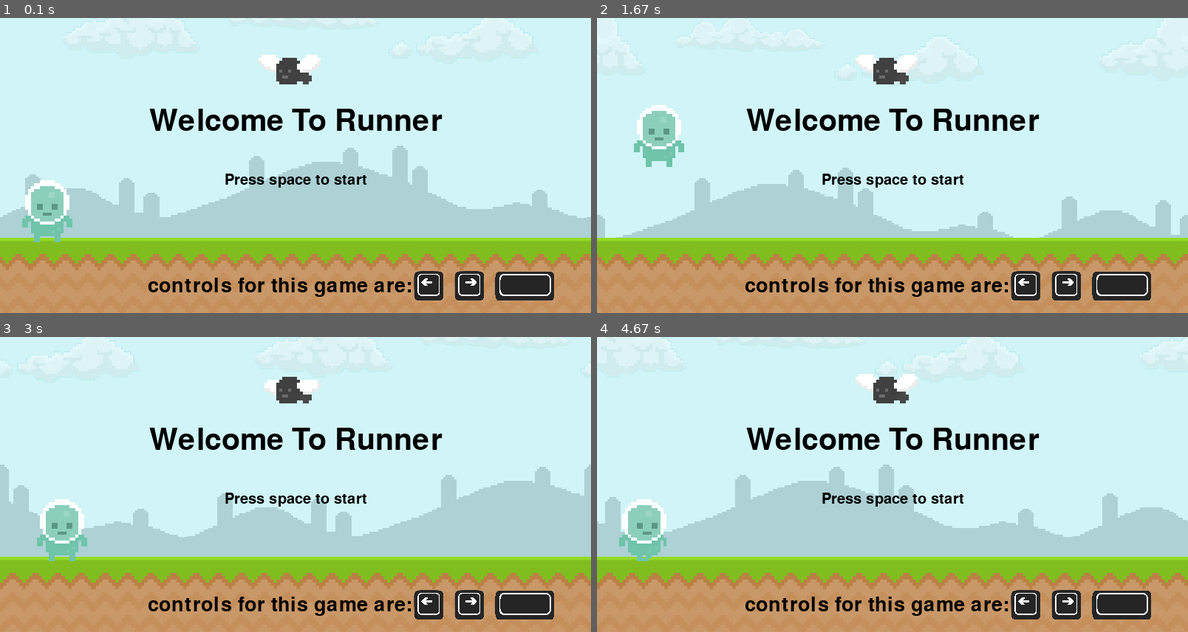
Above: before the commit, frames 1-4 (two rows, left to right).
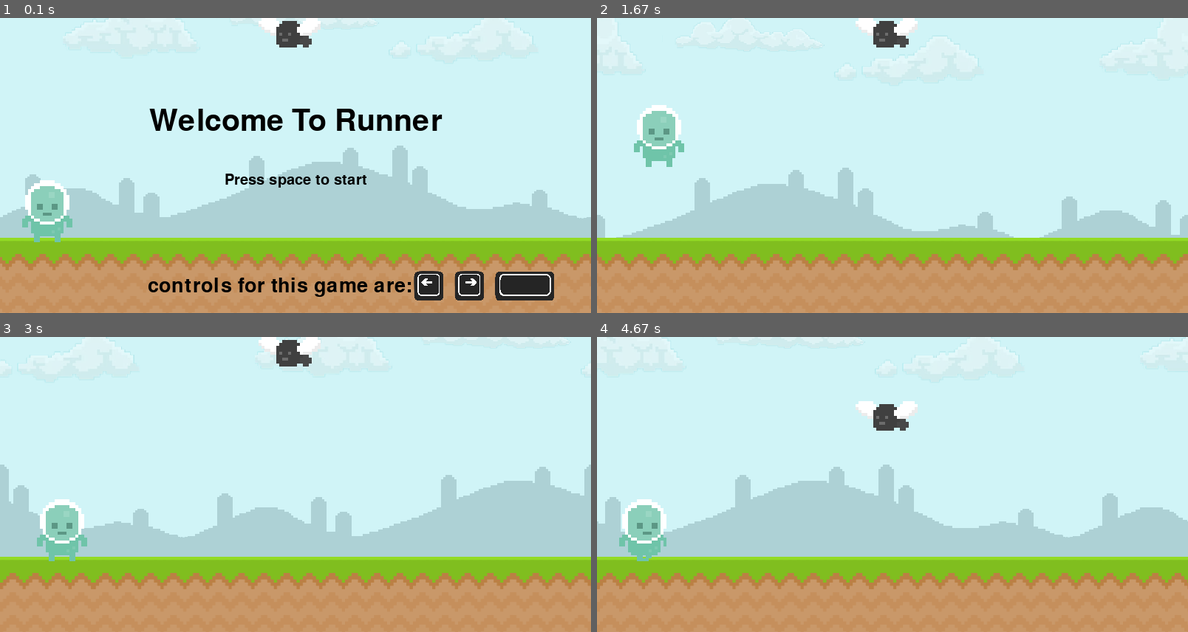
Above: after the commit, the same moments.

Repository: Mraakz/pygame-Learn
Game: pygame game, started from main.py
Two runs of this game, one before a commit and one after it. Both use one fixed random seed, a clock stepped at 60 frames per second and the inputs below.
Inputs:
- Up to frame 1 (0.1 s): no input
- Up to frame 2 (1.67 s): tap Space at 0.33, 1.17 s; hold Esc 0.67-1.13 s; hold Right 0.67-1.13 s; hold Right from 1.5 s (still down)
- Up to frame 3 (3 s): release Right at 1.97 s; hold Right 2-2.47 s; hold Left from 2.5 s (still down)
- Up to frame 4 (4.67 s): release Left at 3.03 s; hold Left 3.07-3.47 s; hold Right 3.5-4.13 s; hold Left 4.17-4.63 s

The runs differ from the first frame. In frame 1, 1.4% of the frame differs, in the area x 43-55%, y 0-23%; in frame 2, 6.3%; in frame 3, 6.2%; in frame 4, 6.4%, in the area x 25-94%, y 12-96%.

Commit message:
11/21/2023 4:44

Diff:
--- a/main.py
+++ b/main.py
@@ -1,15 +1,12 @@
 import pygame
 import sys
+import random
 
 space = False
 prespace = False
 
 def spaced():
-    global space
-    global prespace
-    global y
-    global sy
-    global s2y
+    global space, prespace, y, sy, s2y
     if not prespace:
         prespace = True
         space = True
@@ -53,8 +50,8 @@
 text2 = font2.render('controls for this game are:', True, 'Black')
 text3 = font3.render('Press space to start', True, 'Black')
 
-#txt_width = text2.get_width()
-#txt_height = text2.get_height()
+txt_width = text1.get_width()
+txt_height = text1.get_height()
 
 
 #player and fly list of images to scroll thru
@@ -74,19 +71,37 @@
 
 # Create a timer to trigger the custom event after a delay (1000 milliseconds)
 pygame.time.set_timer(PLAYER_MOVEMENT, 400)
-pygame.time.set_timer(FLY_MOVEMENT, 500)
+pygame.time.set_timer(FLY_MOVEMENT, 100)
 pygame.time.set_timer(SKY_MOVEMENT, 20)
 pygame.time.set_timer(GROUND_MOVEMENT, 15)
 pygame.time.set_timer(CUSTOM_EVEN, 1000)
 
 running = True
+
+#sarting variables
+txx1, txy1 = 202, 120
+txx2, txy2 = 200, 350
+txx3, txy3 = 304, 210
+lax, lay= 560, 343
+rax, ray = 615, 343
+spx, spy = 670, 343
+
+start = False
+
+def starting():
+    screen.blit(text1,(txx1, txy1))
+    screen.blit(text2,(txx2, txy2))
+    screen.blit(text3,(txx3, txy3))
+    screen.blit(Left_arrow,(lax, lay))
+    screen.blit(Right_arrow,(rax, ray))
+    screen.blit(Space_button,(spx, spy))
+
 space = False
 prespace = False
 right = False
 left = False
-x = 30
-y = 220
-j=0
+x, y = 30, 220
+
 
 back = True
 gx = 0
@@ -98,41 +113,45 @@
 s2x = 800
 s2y = -80
 
-#sarting variables
-txx1 = 202
-txy1 = 120
-txx2 = 200
-txy2 = 350
-txx3 = 304
-txy3 = 210
-lax = 560
-lay = 343
-rax = 615
-ray = 343
-spx = 670
-spy = 343
-
-start = False
-
-def starting():
-    screen.blit(text1,(txx1, txy1))
-    screen.blit(text2,(txx2, txy2))
-    screen.blit(text3,(txx3, txy3))
-    screen.blit(Left_arrow,(lax, lay))
-    screen.blit(Right_arrow,(rax, ray))
-    screen.blit(Space_button,(spx, spy))
+ran_fly_pos = 0
+fly_x = 350
+
+def random_fly_number():
+    global ran_fly_pos
+    ran_fly_pos
+    ran_fly_pos = 0
+    ran_fly_pos = random.randint(50,258)
+    return ran_fly_pos
 
 def images():
     screen.blit(sky1,(sx,sy))
     screen.blit(sky2,(s2x,s2y))
     screen.blit(ground1,(gx,gy))
     screen.blit(ground2,(g2x,g2y))
-    screen.blit(fly,(350,50))
+    screen.blit(fly,(fly_x, ran_fly_pos))
     screen.blit(player,(x , y))
+
+def text_out():
+    global txt_width, txt_height
+    global txy1, txy2, txy3, lay, ray, spy, text1
+    text1 = font1.render("Game Paused", True, "BLACK")
+    txt_width = text1.get_width()
+    txt_height = text1.get_height()
+    txy1, txy2, txy3 = -41, 429, 420
+    lay, ray, spy = 440, 440, 440
+
+def text_in():
+    global txy1, txx1, txy2, txy3, lay, ray, spy
+    txx1, txy1 = 261, 130
+    txy2, txy3 = 350, 210
+    lay, ray, spy = 343, 343, 343
+
+
 
 while running:
     images()
     starting()
+
 
     for event in pygame.event.get():
         if event.type == pygame.QUIT:
@@ -140,11 +159,14 @@
             exit()
         if event.type == pygame.KEYDOWN and event.key == pygame.K_SPACE:
             start = True
+            text_out()
             print("started")
 
         if event.type == pygame.KEYDOWN and event.key == pygame.K_ESCAPE:
             start = False
+            text_in()
             print("user have pressed escape")
+            print(txt_width,txt_height)
 
         if start == True:
             if event.type == PLAYER_MOVEMENT:
@@ -160,6 +182,7 @@
                 if sx <= -805:
                     sx = 800
                     print("picture sky1 has reach out of screen")
+                    random_fly_number()
                 else:
                     if sx != 800:
                         s2x -= 5
--- a/test.py
+++ b/test.py
@@ -1,5 +1,6 @@
 import pygame
 import sys
+import random
 
 space = False
 prespace = False
@@ -49,8 +50,8 @@
 text2 = font2.render('controls for this game are:', True, 'Black')
 text3 = font3.render('Press space to start', True, 'Black')
 
-txt_width = text1.get_width()
-txt_height = text1.get_height()
+#txt_width = text1.get_width()
+#txt_height = text1.get_height()
 
 
 #player and fly list of images to scroll thru
@@ -64,25 +65,45 @@
 
 PLAYER_MOVEMENT = pygame.USEREVENT + 1
 FLY_MOVEMENT = pygame.USEREVENT + 2
-SKY_MOVEMENT = pygame.USEREVENT + 3
-GROUND_MOVEMENT = pygame.USEREVENT + 4
-CUSTOM_EVEN = pygame.USEREVENT + 5
+FLY_MOVEMENT2 = pygame.USEREVENT + 3
+SKY_MOVEMENT = pygame.USEREVENT + 4
+GROUND_MOVEMENT = pygame.USEREVENT + 5
+CUSTOM_EVEN = pygame.USEREVENT + 6
 
 # Create a timer to trigger the custom event after a delay (1000 milliseconds)
 pygame.time.set_timer(PLAYER_MOVEMENT, 400)
-pygame.time.set_timer(FLY_MOVEMENT, 500)
+pygame.time.set_timer(FLY_MOVEMENT, 100)
+pygame.time.set_timer(FLY_MOVEMENT2, 15)
 pygame.time.set_timer(SKY_MOVEMENT, 20)
 pygame.time.set_timer(GROUND_MOVEMENT, 15)
 pygame.time.set_timer(CUSTOM_EVEN, 1000)
 
 running = True
+
+#sarting variables
+txx1, txy1 = 202, 120
+txx2, txy2 = 200, 350
+txx3, txy3 = 304, 210
+lax, lay= 560, 343
+rax, ray = 615, 343
+spx, spy = 670, 343
+
+start = False
+
+def starting():
+    screen.blit(text1,(txx1, txy1))
+    screen.blit(text2,(txx2, txy2))
+    screen.blit(text3,(txx3, txy3))
+    screen.blit(Left_arrow,(lax, lay))
+    screen.blit(Right_arrow,(rax, ray))
+    screen.blit(Space_button,(spx, spy))
+
 space = False
 prespace = False
 right = False
 left = False
-x = 30
-y = 220
-j=0
+x, y = 30, 220
+
 
 back = True
 gx = 0
@@ -94,44 +115,30 @@
 s2x = 800
 s2y = -80
 
-#sarting variables
-txx1 = 202
-txy1 = 120
-txx2 = 200
-txy2 = 350
-txx3 = 304
-txy3 = 210
-lax = 560
-lay = 343
-rax = 615
-ray = 343
-spx = 670
-spy = 343
-
-start = False
-
-def starting():
-    screen.blit(text1,(txx1, txy1))
-    screen.blit(text2,(txx2, txy2))
-    screen.blit(text3,(txx3, txy3))
-    screen.blit(Left_arrow,(lax, lay))
-    screen.blit(Right_arrow,(rax, ray))
-    screen.blit(Space_button,(spx, spy))
+ran_fly_pos = 0
+fly_x = 350
+
+def random_fly_number():
+    global ran_fly_pos
+    ran_fly_pos
+    ran_fly_pos = 0
+    ran_fly_pos = random.randint(50,258)
+    return ran_fly_pos
 
 def images():
     screen.blit(sky1,(sx,sy))
     screen.blit(sky2,(s2x,s2y))
     screen.blit(ground1,(gx,gy))
     screen.blit(ground2,(g2x,g2y))
-    screen.blit(fly,(350,50))
+    screen.blit(fly,(fly_x, ran_fly_pos))
     screen.blit(player,(x , y))
 
 def text_out():
     global txt_width, txt_height
     global txy1, txy2, txy3, lay, ray, spy, text1
     text1 = font1.render("Game Paused", True, "BLACK")
-    txt_width = text1.get_width()
-    txt_height = text1.get_height()
+    txt_width = fly.get_width()
+    txt_height = fly.get_height()
     txy1, txy2, txy3 = -41, 429, 420
     lay, ray, spy = 440, 440, 440
 
@@ -140,6 +147,14 @@
     txx1, txy1 = 261, 130
     txy2, txy3 = 350, 210
     lay, ray, spy = 343, 343, 343
+
+def fly_move():
+    global fly_x
+    if fly_x >= -84:
+        fly_x-= 4
+        if fly_x <= -84:
+            random_fly_number()
+            fly_x = 884
 
 
 while running:
@@ -170,6 +185,9 @@
             if event.type == FLY_MOVEMENT:
                 fl = (fl + 1) % len(list1)
                 fly = pygame.image.load(list1[fl])
+
+            if event.type == FLY_MOVEMENT2:
+                fly_move()
 
             if event.type == SKY_MOVEMENT:
                 sx-= 5
@@ -182,6 +200,8 @@
                         if s2x == -800:
                             s2x = 800
                             print("picture sky2 has reach out of screen")
+
+
 
             if event.type == GROUND_MOVEMENT:
                 gx-= 5
--- a/test2.py
+++ b/test2.py
@@ -1,5 +1,6 @@
 import pygame
 import sys
+import random
 
 space = False
 prespace = False
@@ -49,8 +50,8 @@
 text2 = font2.render('controls for this game are:', True, 'Black')
 text3 = font3.render('Press space to start', True, 'Black')
 
-txt_width = text1.get_width()
-txt_height = text1.get_height()
+#txt_width = text1.get_width()
+#txt_height = text1.get_height()
 
 
 #player and fly list of images to scroll thru
@@ -64,25 +65,45 @@
 
 PLAYER_MOVEMENT = pygame.USEREVENT + 1
 FLY_MOVEMENT = pygame.USEREVENT + 2
-SKY_MOVEMENT = pygame.USEREVENT + 3
-GROUND_MOVEMENT = pygame.USEREVENT + 4
-CUSTOM_EVEN = pygame.USEREVENT + 5
+FLY_MOVEMENT2 = pygame.USEREVENT + 3
+SKY_MOVEMENT = pygame.USEREVENT + 4
+GROUND_MOVEMENT = pygame.USEREVENT + 5
+CUSTOM_EVEN = pygame.USEREVENT + 6
 
 # Create a timer to trigger the custom event after a delay (1000 milliseconds)
 pygame.time.set_timer(PLAYER_MOVEMENT, 400)
-pygame.time.set_timer(FLY_MOVEMENT, 500)
+pygame.time.set_timer(FLY_MOVEMENT, 100)
+pygame.time.set_timer(FLY_MOVEMENT2, 15)
 pygame.time.set_timer(SKY_MOVEMENT, 20)
 pygame.time.set_timer(GROUND_MOVEMENT, 15)
 pygame.time.set_timer(CUSTOM_EVEN, 1000)
 
 running = True
+
+#sarting variables
+txx1, txy1 = 202, 120
+txx2, txy2 = 200, 350
+txx3, txy3 = 304, 210
+lax, lay= 560, 343
+rax, ray = 615, 343
+spx, spy = 670, 343
+
+start = False
+
+def starting():
+    screen.blit(text1,(txx1, txy1))
+    screen.blit(text2,(txx2, txy2))
+    screen.blit(text3,(txx3, txy3))
+    screen.blit(Left_arrow,(lax, lay))
+    screen.blit(Right_arrow,(rax, ray))
+    screen.blit(Space_button,(spx, spy))
+
 space = False
 prespace = False
 right = False
 left = False
-x = 30
-y = 220
-j=0
+x, y = 30, 220
+
 
 back = True
 gx = 0
@@ -94,44 +115,32 @@
 s2x = 800
 s2y = -80
 
-#sarting variables
-txx1 = 202
-txy1 = 120
-txx2 = 200
-txy2 = 350
-txx3 = 304
-txy3 = 210
-lax = 560
-lay = 343
-rax = 615
-ray = 343
-spx = 670
-spy = 343
-
-start = False
-
-def starting():
-    screen.blit(text1,(txx1, txy1))
-    screen.blit(text2,(txx2, txy2))
-    screen.blit(text3,(txx3, txy3))
-    screen.blit(Left_arrow,(lax, lay))
-    screen.blit(Right_arrow,(rax, ray))
-    screen.blit(Space_button,(spx, spy))
+ran_fly_pos = 0
+fly_x = 350
+
+def random_fly_number():
+    global ran_fly_pos
+    ran_fly_pos
+    ran_fly_pos = 0
+    ran_fly_pos = random.randint(50,258)
+    return ran_fly_pos
 
 def images():
+    global fly
+    fly = pygame.transform.scale(fly,(60, 30))
     screen.blit(sky1,(sx,sy))
     screen.blit(sky2,(s2x,s2y))
     screen.blit(ground1,(gx,gy))
     screen.blit(ground2,(g2x,g2y))
-    screen.blit(fly,(350,50))
+    screen.blit(fly,(fly_x, ran_fly_pos))
     screen.blit(player,(x , y))
 
 def text_out():
     global txt_width, txt_height
     global txy1, txy2, txy3, lay, ray, spy, text1
     text1 = font1.render("Game Paused", True, "BLACK")
-    txt_width = text1.get_width()
-    txt_height = text1.get_height()
+    txt_width = fly.get_width()
+    txt_height = fly.get_height()
     txy1, txy2, txy3 = -41, 429, 420
     lay, ray, spy = 440, 440, 440
 
@@ -140,6 +149,14 @@
     txx1, txy1 = 261, 130
     txy2, txy3 = 350, 210
     lay, ray, spy = 343, 343, 343
+
+def fly_move():
+    global fly_x
+    if fly_x >= -84:
+        fly_x-= 4
+        if fly_x <= -84:
+            random_fly_number()
+            fly_x = 884
 
 
 while running:
@@ -170,6 +187,9 @@
             if event.type == FLY_MOVEMENT:
                 fl = (fl + 1) % len(list1)
                 fly = pygame.image.load(list1[fl])
+
+            if event.type == FLY_MOVEMENT2:
+                fly_move()
 
             if event.type == SKY_MOVEMENT:
                 sx-= 5
@@ -182,6 +202,8 @@
                         if s2x == -800:
                             s2x = 800
                             print("picture sky2 has reach out of screen")
+
+
 
             if event.type == GROUND_MOVEMENT:
                 gx-= 5
--- /dev/null
+++ b/test3.py
@@ -0,0 +1,8 @@
+import random
+def random_fly_number():
+    x = 0
+    x = random.randint(50,258)
+    print(x)
+
+
+random_fly_number()
